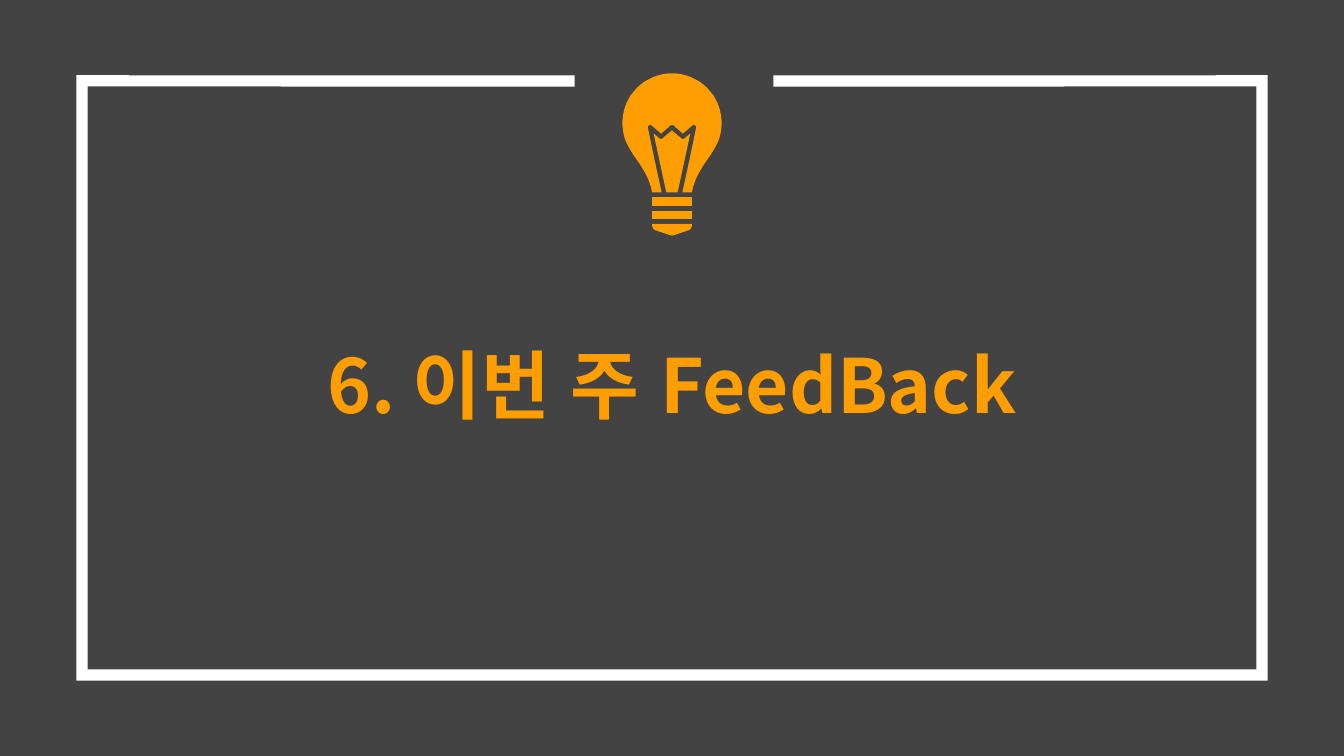
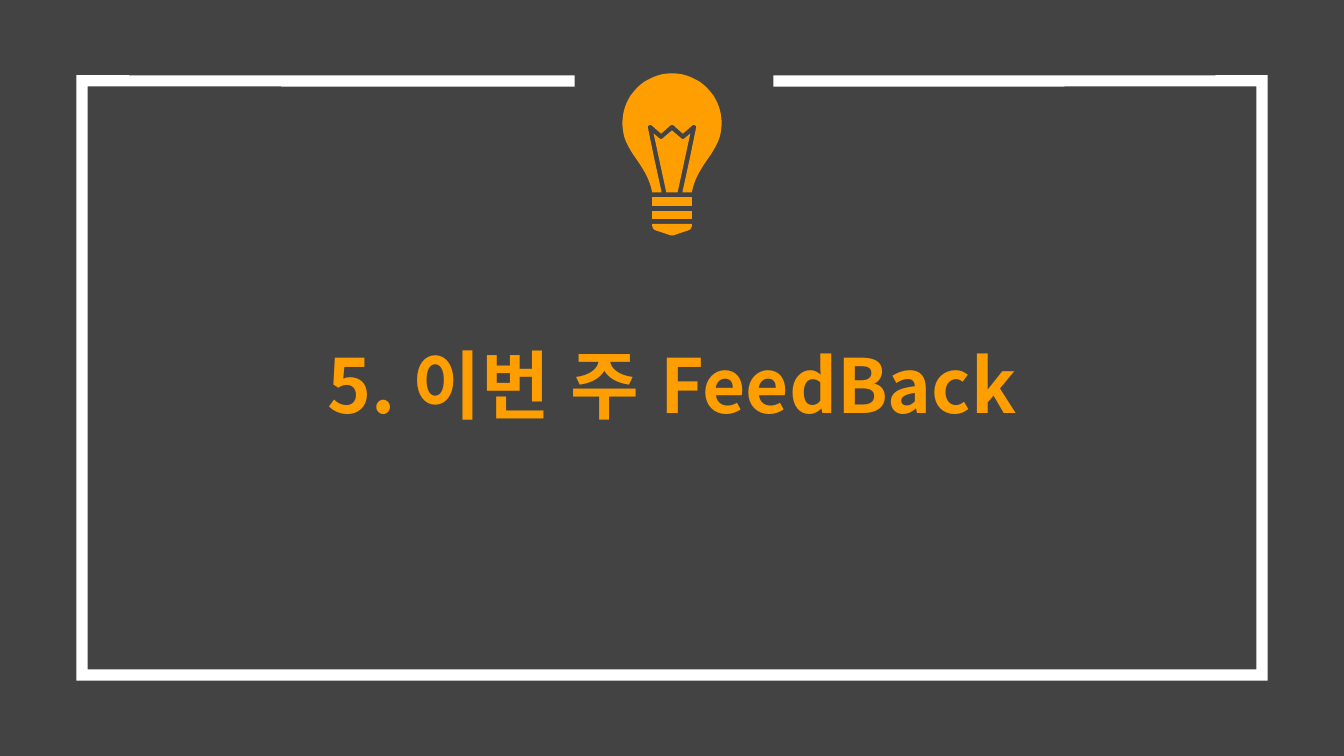
Before and after one commit to hhsw07/ezen-academy-projects, a slide deck: slide 24 of 0 발표용 파워포인트/0508 1차발표/0508 project06 - 파워포인트 종합.pptx (slide 26 before the commit). Drawn at 1344x756 pixels with LibreOffice and Linux fonts; fonts in the diff are those of the drawing. Boxes give left, top, right and bottom in pixels: in the first picture for what was removed or moved away, otherwise in the second. Text is boxed around its words. In the diff, an @@ line names an element or a change of style, - is before the commit and + after.

```diff
--- a/0 발표용 파워포인트/0508 1차발표/0508 project06 - 파워포인트 종합.pptx
+++ b/0 발표용 파워포인트/0508 1차발표/0508 project06 - 파워포인트 종합.pptx
@@ title at (x1=327, y1=350, x2=1016, y2=420): text changed @@
-6. 이번 주 FeedBack
+5. 이번 주 FeedBack
```
Also in this commit, not shown: 7 other slides changed, 10 slides added, 12 slides removed.
